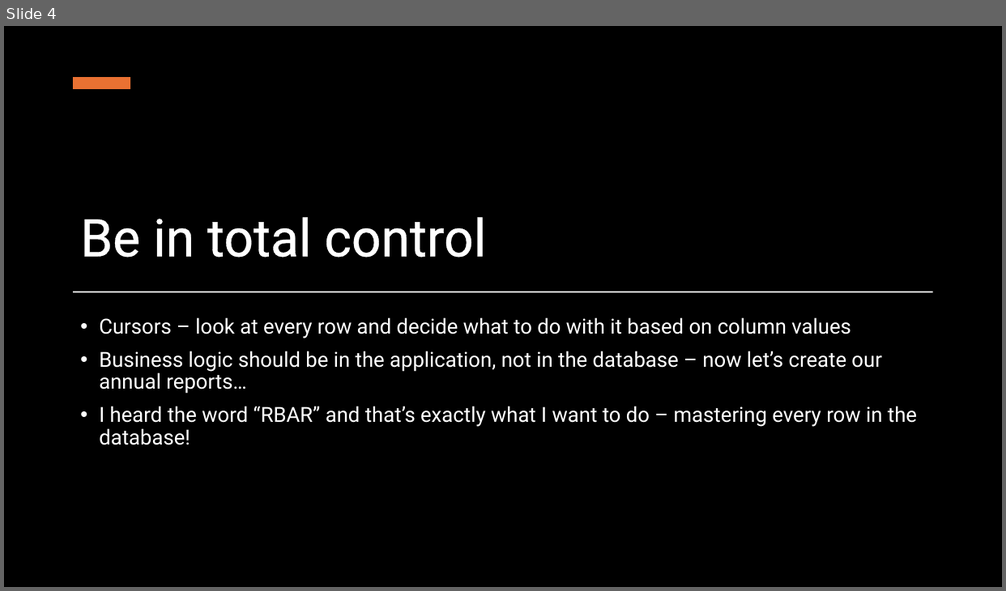
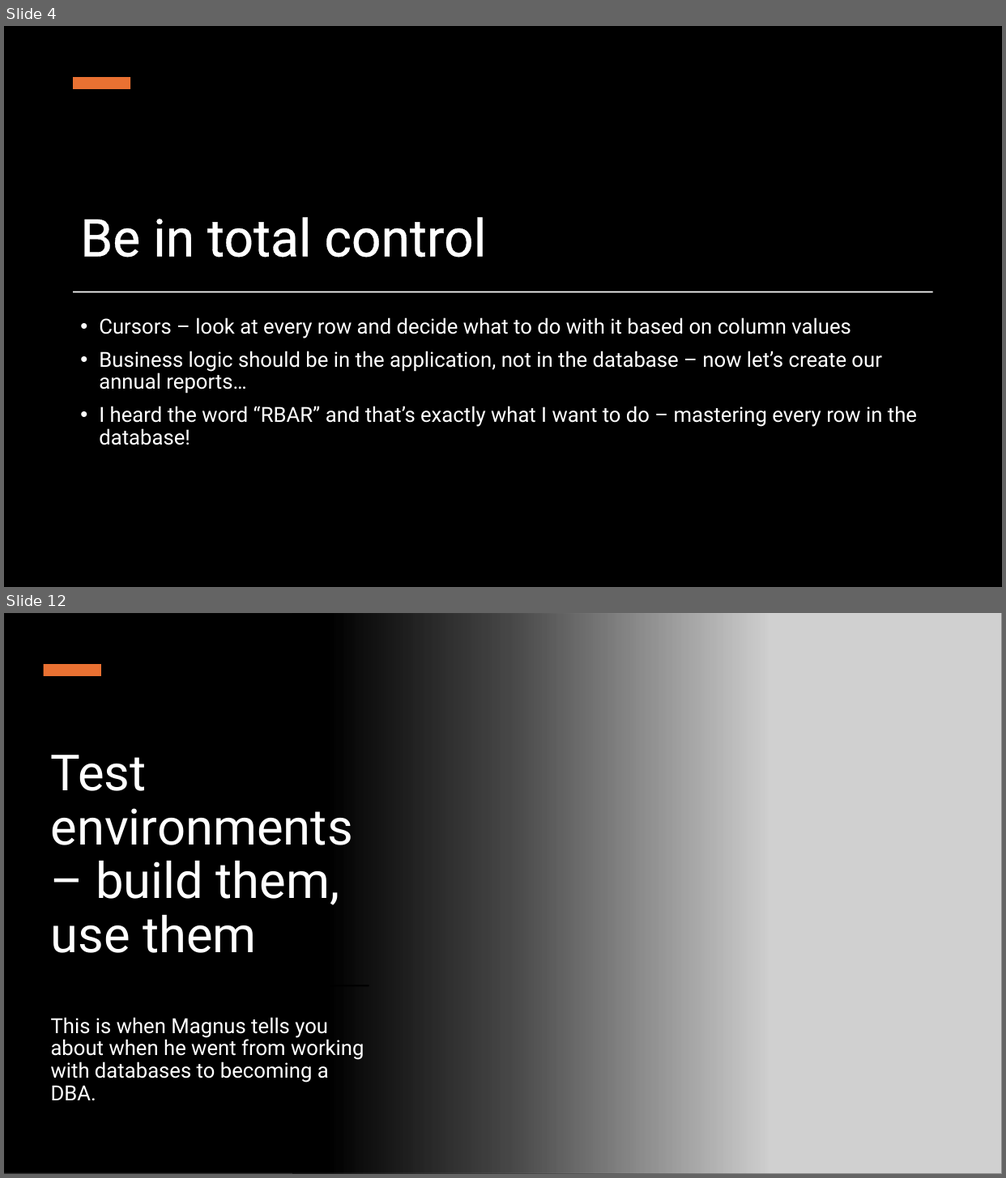
Before and after one commit to transmokopter/Presentations, a slide deck: sql-server-worst-practices/sql-server-worst-practices.pptx. Shown one above the other, each under a label of ours: slide 4 before the commit, slides 4 and 12 after it; the slides between them are not shown. The pictures are 1006x591 and 1006x1178 pixels, drawn with LibreOffice and Linux fonts; fonts in the diff are those of the drawing; grey boxes stand for pictures; background and template pictures are left out; a plain dark background stands for a picture behind light text. Boxes give left, top, right and bottom in pixels: in the first picture for what was removed or moved away, otherwise in the second. Text is boxed around its words. In the diff, an @@ line names an element or a change of style, - is before the commit and + after.

```diff
--- a/sql-server-worst-practices/sql-server-worst-practices.pptx
+++ b/sql-server-worst-practices/sql-server-worst-practices.pptx
@@ slide 12 added at (x1=4, y1=613, x2=1002, y2=1174), background #FFFFFF @@
@@ rectangle added at (x1=4, y1=613, x2=769, y2=1174), fill gradient #000000 @@
@@ picture added at (x1=292, y1=613, x2=1002, y2=1174) @@
@@ rectangle added at (x1=44, y1=664, x2=101, y2=676), fill #E97132 @@
@@ title added at (x1=51, y1=755, x2=353, y2=953), 48 pt, text #FFFFFF @@
+Test environments – build them, use them
@@ rectangle added at (x1=44, y1=985, x2=369, y2=986), fill #000000 @@
@@ text added at (x1=51, y1=1017, x2=364, y2=1101), 20 pt, text #FFFFFF @@
+This is when Magnus tells you about when he went from working with databases to becoming a DBA.
```
Also in this commit, not shown: 1 slide changed, 6 other slides added, 8 other files.
